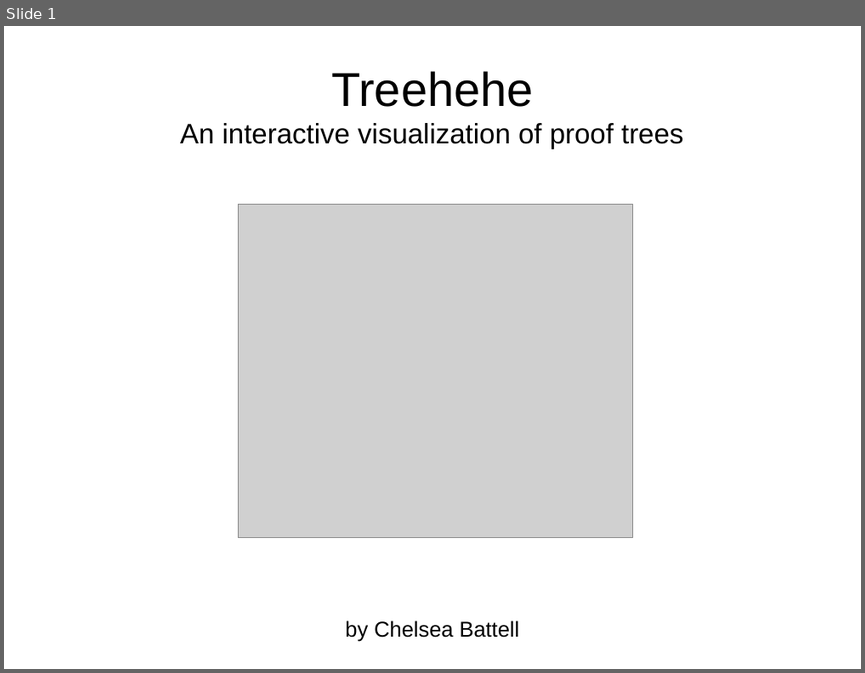
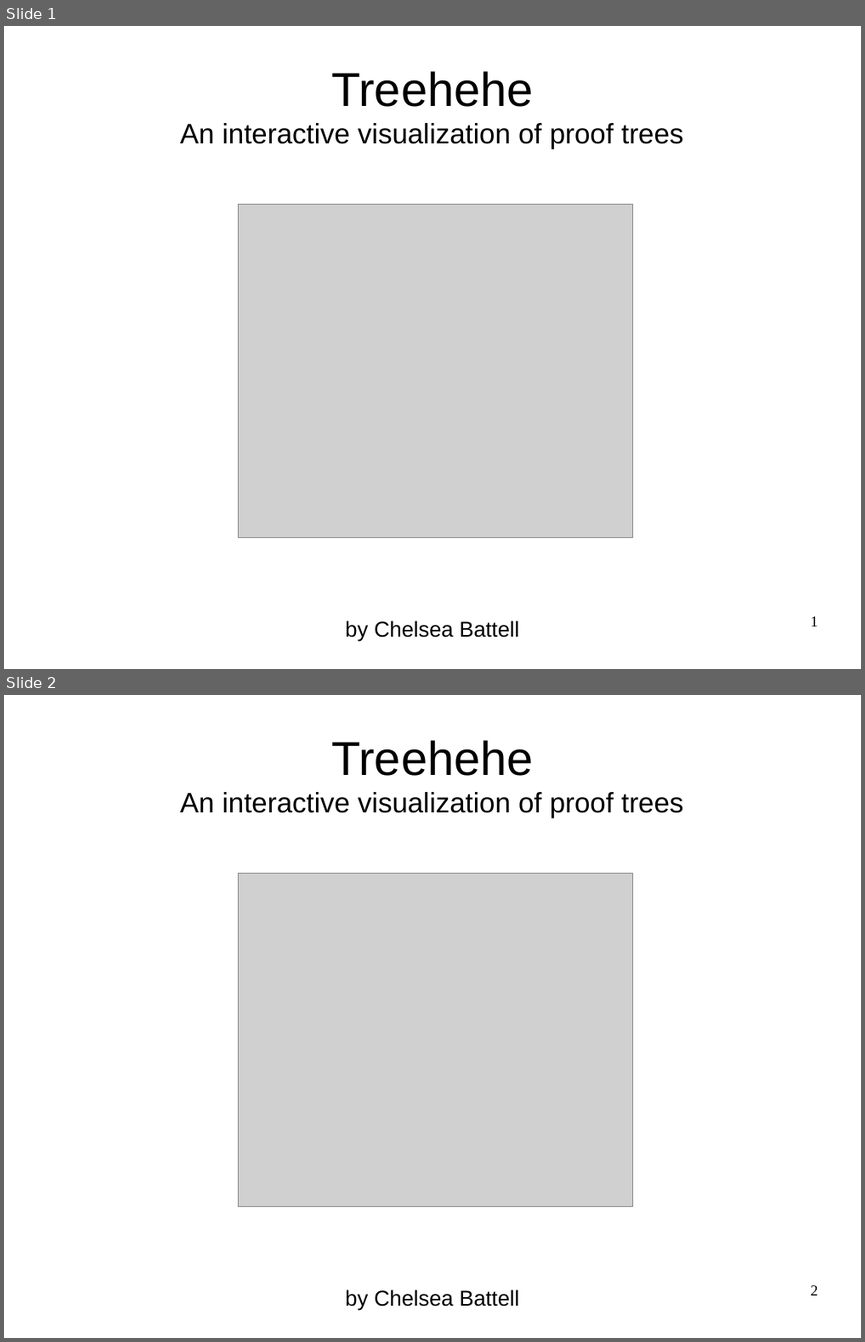
Before and after one commit to seachel/Treehehe, a slide deck: Presentation/VA_presentation.odp. Shown one above the other, each under a label of ours: slide 1 before the commit, slides 1 and 2 after it. The pictures are 865x673 and 865x1342 pixels, drawn with LibreOffice and Linux fonts; fonts in the diff are those of the drawing; grey boxes stand for pictures. Boxes give left, top, right and bottom in pixels: in the first picture for what was removed or moved away, otherwise in the second. Text is boxed around its words. In the diff, an @@ line names an element or a change of style, - is before the commit and + after.

```diff
--- a/Presentation/VA_presentation.odp
+++ b/Presentation/VA_presentation.odp
@@ slide 2 added at <box>4,695,861,1338</box>, background #FFFFFF @@
@@ title added at <box>180,740,683,1310</box>, 26 pt, text #000000 @@
+Treehehe
+An interactive visualization of proof trees
+by Chelsea Battell
@@ picture added at <box>238,873,633,1207</box> @@
@@ page number added at <box>811,1285,818,1295</box>, 14 pt, text #000000 @@
+2
@@ slide 1 changed as well @@
@@ page number added at <box>811,616,818,626</box>, 14 pt, text #000000 @@
+1
```
Also in this commit, not shown: 8 other slides changed, 1 other file.
